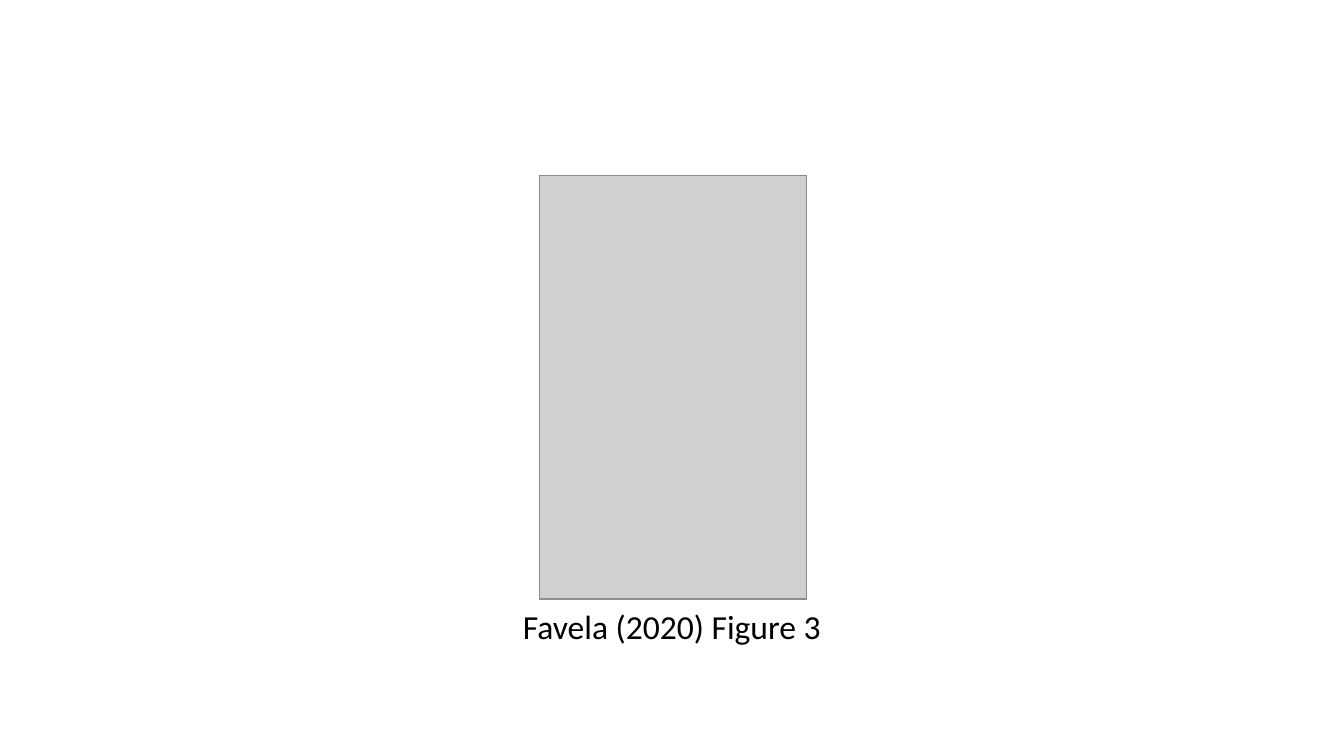
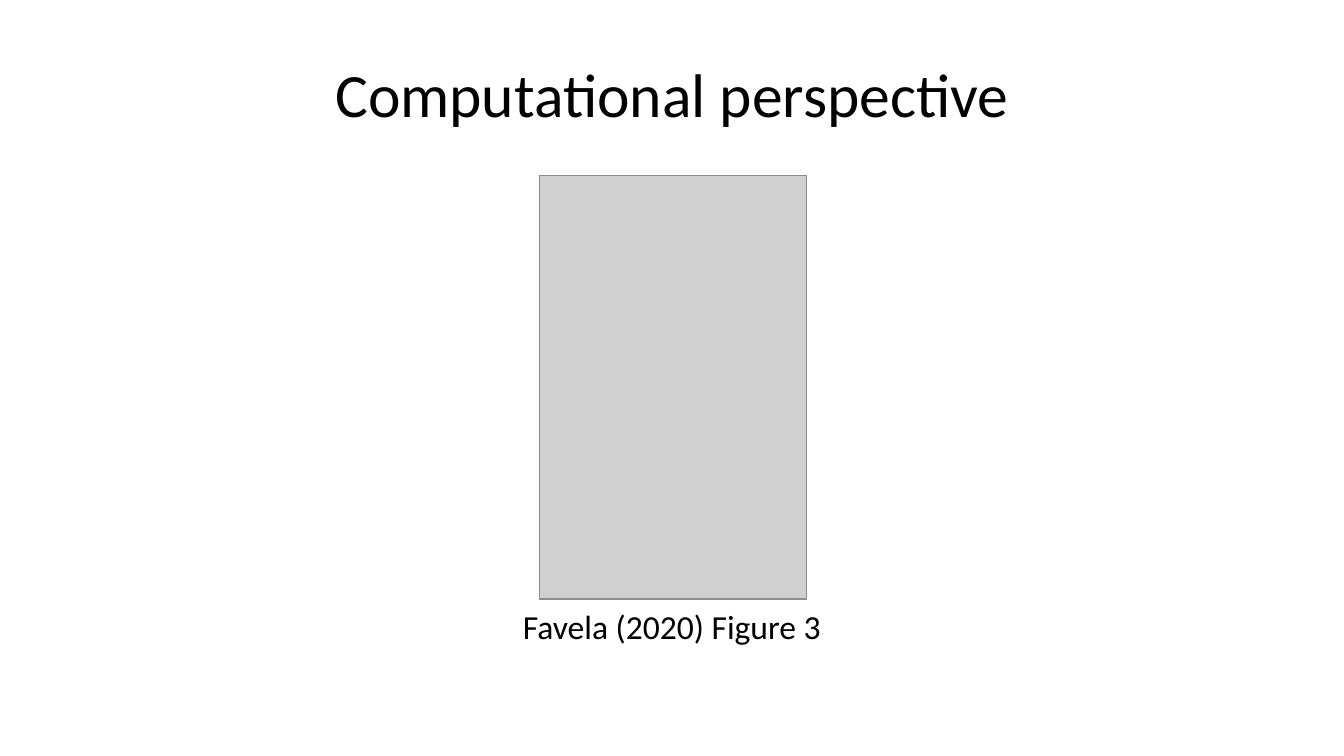
Before and after one commit to psu-psychology/psy-511-scan-fdns-2026-spring, a slide deck: slide 26 of docs/slides/wk-03-2026-01-29-action.pptx. Drawn at 1344x756 pixels with LibreOffice and Linux fonts; fonts in the diff are those of the drawing; grey boxes stand for pictures. Boxes give left, top, right and bottom in pixels: in the first picture for what was removed or moved away, otherwise in the second. Text is boxed around its words. In the diff, an @@ line names an element or a change of style, - is before the commit and + after.

```diff
--- a/docs/slides/wk-03-2026-01-29-action.pptx
+++ b/docs/slides/wk-03-2026-01-29-action.pptx
@@ title added at (335, 74, 1009, 127), 33 pt, text #000000 @@
+Computational perspective
```
Also in this commit, not shown: 12 other slides changed, 4 slides added, 6 slides removed, 33 other files.
